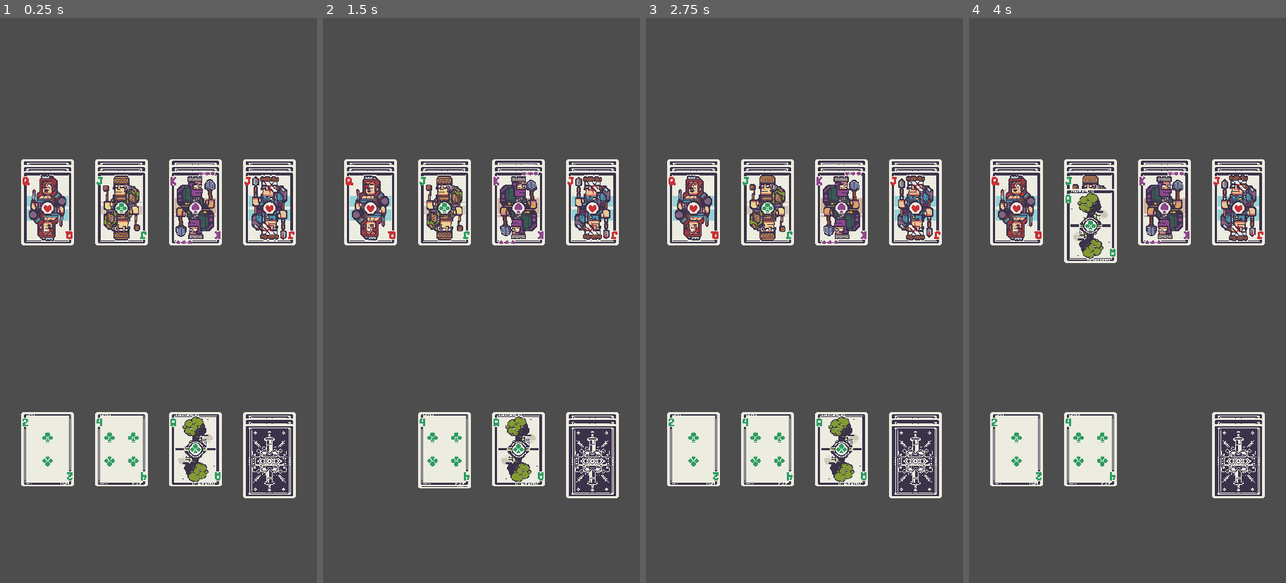
Above: before the commit, frames 1-4 (left to right).
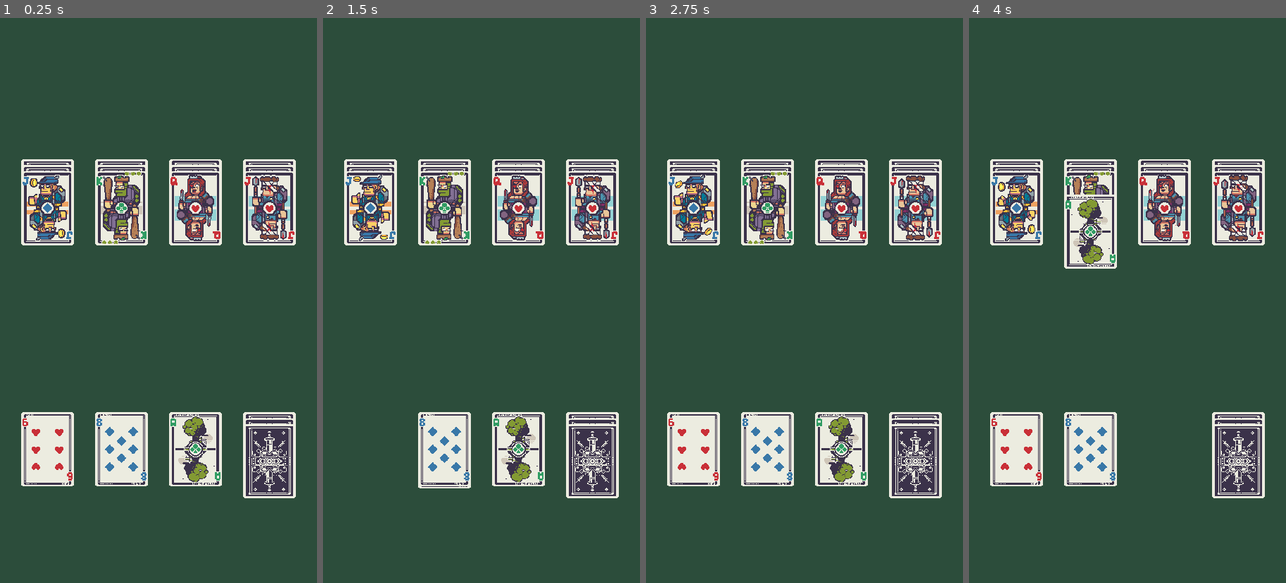
Above: after the commit, the same moments.

Repository: scollllyofficial/regicide-solitarie
Game: Godot game, scene res://Game.tscn
Same seed, same stepped clock (60 frames per second), same inputs: the game is played once before the commit and once after it.
Inputs (mouse positions are in pixels of both pictures, inside the frame that each line leads up to):
- Up to frame 1 (0.25 s): no input
- Up to frame 2 (1.5 s): drag from (592, 453) to (370, 198) at 0.52 s; drag from (370, 447) to (592, 453) at 1.27 s
- Up to frame 3 (2.75 s): move the mouse to (766, 447) at 2.02 s; click (766, 447) at 2.17 s
- Up to frame 4 (4 s): drag from (1165, 447) to (1089, 198) at 2.77 s; drag from (1089, 227) to (1165, 198) at 3.52 s

The runs differ from the first frame. In frame 1, 84% of the frame differs, in the area x 0-100%, y 0-100%; in frame 2, 86%; in frame 3, 84%; in frame 4, 86%.

Commit message:
Activating new cards

Diff:
--- a/pages/BattlePage.gd
+++ b/pages/BattlePage.gd
@@ -3,6 +3,7 @@
 @onready var deckButton: Deck = $Deck
 @onready var playableCardsLayer: Node2D = $PlayableCards
 @onready var royaltyCardsLayer: Node2D = $RoyaltyCards
+@onready var notificationBubble = preload("res://scenes/BattleNotification.tscn")
 
 signal win
 signal lose
@@ -26,12 +27,14 @@
 #	"C11", "C12", "C13", "D11"
 #]
 
-var royaltyCardList: Array = [
+var royaltyList: Array = [
 	"C11", "C12", "C13",
 	"D11", "D12", "D13",
 	"S11", "S12", "S13",
 	"H11", "H12", "H13"
 ]
+
+var royaltyCards: Array = []
 
 func _ready():
 	#Connect signals
@@ -40,8 +43,8 @@
 
 	#Spawn playableCards
 	randomize()
-	royaltyCardList.shuffle()
-	playableCardListTest.shuffle()
+	royaltyList.shuffle()
+	playableCardList.shuffle()
 	spawnRoyaltyCards()
 	spawnPlayableCards()
 
@@ -57,15 +60,18 @@
 
 func spawnPlayableCards():
 	const PLAYABLE_POSITIONS: Array = [Vector2(36,670), Vector2(162,670), Vector2(288,670)]
+	var _royaltyLayers = royaltyCardsLayer.get_children()
 	for i in 3:
-		var _cardValue = playableCardListTest.pop_back()
+		var _cardValue = playableCardList.pop_back()
 		if _cardValue != null:
 			var _newCard:PlayableCard = preload("res://scenes/PlayableCard.tscn").instantiate()
 			_newCard.suitValue = _cardValue
 			_newCard.global_position = PLAYABLE_POSITIONS[i]
 			#_newCard.reparentPlayableCard.connect(reparentPlayableCard)
-			for card in royaltyCardsLayer.get_children():
-				_newCard.reparentPlayableCard.connect(Callable(card, "attackedPlayableCards"))
+			for l in _royaltyLayers.size():
+				var _royaltyNodes = _royaltyLayers[l].get_children()
+				for m in _royaltyNodes.size():
+					_newCard.reparentPlayableCard.connect(Callable(_royaltyNodes[m], "attackedPlayableCards"))
 			playableCardsLayer.add_child(_newCard, true)
 		else :
 			break
@@ -73,20 +79,28 @@
 func spawnRoyaltyCards():
 	const ROYALTY_POSITIONS: Array = [Vector2(36,240), Vector2(162,240), Vector2(288,240), Vector2(414,240)]
 	const _royaltyOffset: Vector2 = Vector2(0,10)
-	for i in 3:
-		for j in 4:
-			var _cardValue = royaltyCardList.pop_back()
+
+
+	for i in 4:
+		var _column = Node2D.new()
+		_column.name = str(i)
+		royaltyCardsLayer.add_child(_column, true)
+		for j in 3:
+			var _cardValue = royaltyList.pop_back()
 			if _cardValue != null:
 				var _newCard:RoyaltyCard = preload("res://scenes/RoyaltyCard.tscn").instantiate()
 				_newCard.suitValue = _cardValue
-				_newCard.global_position = ROYALTY_POSITIONS[j] + (i * _royaltyOffset)
-#				if i == 2:
-#					_newCard.active = true
-				royaltyCardsLayer.add_child(_newCard, true)
+				_newCard.global_position = ROYALTY_POSITIONS[i] + (j* _royaltyOffset)
+				if j == 2:
+					_newCard.active = true
+				_newCard.notifyBadCard.connect(showNotification)
+				#_newCard.connect("tree_exited", Callable(self, "killAndActiveCard"))
+				_newCard.kill.connect(killAndActiveCard)
+				_column.add_child(_newCard, true)
 
 			else :
 				break
-	flipRoyaltyCards()
+	#flipRoyaltyCards()
 
 func reparentPlayableCard(_card: PlayableCard, _royalty: Node2D):
 	var _offsetAttack = _royalty.attackedCardsLayer.get_children().size() * 30
@@ -99,3 +113,13 @@
 	if _royaltyCards.size() >= 4:
 		for n in range(_royaltyCards.size()-4,_royaltyCards.size()):
 			_royaltyCards[n].activate()
+
+func showNotification(_text: String):
+	var _notification = notificationBubble.instantiate()
+	_notification.message = _text
+	add_child(_notification, true)
+
+func killAndActiveCard(_node):
+	print("killAndActiveCard", _node)
+	var _newCard = _node.get_children().pop_back()
+	_newCard.activate()
--- a/pages/BattlePage.tscn
+++ b/pages/BattlePage.tscn
@@ -6,6 +6,19 @@
 [node name="BattlePage" type="Node2D"]
 script = ExtResource("1_xo1ut")
 
+[node name="Control" type="Control" parent="."]
+layout_mode = 3
+anchors_preset = 0
+offset_right = 40.0
+offset_bottom = 40.0
+
+[node name="ColorRect" type="ColorRect" parent="Control"]
+layout_mode = 0
+offset_right = 540.0
+offset_bottom = 960.0
+mouse_filter = 2
+color = Color(0.172549, 0.301961, 0.231373, 1)
+
 [node name="Deck" parent="." instance=ExtResource("1_viie3")]
 position = Vector2(414, 670)
 
--- /dev/null
+++ b/scenes/BattleNotification.gd
@@ -0,0 +1,10 @@
+extends Node2D
+
+@onready var notifyText: Label = $Notification/Label
+var message: String = ""
+# Called when the node enters the scene tree for the first time.
+func _ready():
+	notifyText.text = message
+
+func _on_animation_player_animation_finished(anim_name):
+	queue_free()
--- a/scenes/BattleNotification.tscn
+++ b/scenes/BattleNotification.tscn
@@ -1,7 +1,106 @@
-[gd_scene format=3 uid="uid://bfg5p6ifjupej"]
+[gd_scene load_steps=8 format=3 uid="uid://bfg5p6ifjupej"]
+
+[ext_resource type="Script" path="res://scenes/BattleNotification.gd" id="1_5jgm2"]
+[ext_resource type="Texture2D" uid="uid://d28mlnn4aa0r3" path="res://assets/img/BattleNotification.png" id="1_v4ykd"]
+[ext_resource type="FontFile" uid="uid://dgq4ya3cesyrm" path="res://assets/font/nokiafc22.ttf" id="2_wmp4s"]
+
+[sub_resource type="LabelSettings" id="LabelSettings_ppej3"]
+font = ExtResource("2_wmp4s")
+font_size = 12
+font_color = Color(0.230469, 0.195313, 0.289063, 1)
+
+[sub_resource type="Animation" id="Animation_4ibxg"]
+length = 0.001
+tracks/0/type = "value"
+tracks/0/imported = false
+tracks/0/enabled = true
+tracks/0/path = NodePath("Notification:position")
+tracks/0/interp = 1
+tracks/0/loop_wrap = true
+tracks/0/keys = {
+"times": PackedFloat32Array(0),
+"transitions": PackedFloat32Array(1),
+"update": 0,
+"values": [Vector2(0, 0)]
+}
+tracks/1/type = "value"
+tracks/1/imported = false
+tracks/1/enabled = true
+tracks/1/path = NodePath("Notification:modulate")
+tracks/1/interp = 1
+tracks/1/loop_wrap = true
+tracks/1/keys = {
+"times": PackedFloat32Array(0),
+"transitions": PackedFloat32Array(1),
+"update": 0,
+"values": [Color(1, 1, 1, 1)]
+}
+
+[sub_resource type="Animation" id="Animation_4q1kd"]
+resource_name = "show"
+length = 3.0
+tracks/0/type = "value"
+tracks/0/imported = false
+tracks/0/enabled = true
+tracks/0/path = NodePath("Notification:position")
+tracks/0/interp = 1
+tracks/0/loop_wrap = true
+tracks/0/keys = {
+"times": PackedFloat32Array(0, 0.3),
+"transitions": PackedFloat32Array(1, 1),
+"update": 0,
+"values": [Vector2(0, -50), Vector2(0, 0)]
+}
+tracks/1/type = "value"
+tracks/1/imported = false
+tracks/1/enabled = true
+tracks/1/path = NodePath("Notification:modulate")
+tracks/1/interp = 1
+tracks/1/loop_wrap = true
+tracks/1/keys = {
+"times": PackedFloat32Array(0, 2, 3),
+"transitions": PackedFloat32Array(1, 1, 1),
+"update": 0,
+"values": [Color(1, 1, 1, 1), Color(1, 1, 1, 1), Color(1, 1, 1, 0)]
+}
+
+[sub_resource type="AnimationLibrary" id="AnimationLibrary_orn14"]
+_data = {
+"RESET": SubResource("Animation_4ibxg"),
+"show": SubResource("Animation_4q1kd")
+}
 
 [node name="BattleNotification" type="Node2D"]
+script = ExtResource("1_5jgm2")
 
-[node name="Label" type="Label" parent="."]
+[node name="Notification" type="Control" parent="."]
+layout_mode = 3
+anchors_preset = 0
 offset_right = 40.0
-offset_bottom = 23.0
+offset_bottom = 40.0
+metadata/_edit_group_ = true
+
+[node name="TextureRect" type="TextureRect" parent="Notification"]
+layout_mode = 0
+offset_left = 135.0
+offset_right = 405.0
+offset_bottom = 45.0
+texture = ExtResource("1_v4ykd")
+
+[node name="Label" type="Label" parent="Notification"]
+layout_mode = 0
+offset_left = 135.0
+offset_right = 405.0
+offset_bottom = 46.0
+text = "NOTIFICATION"
+label_settings = SubResource("LabelSettings_ppej3")
+horizontal_alignment = 1
+vertical_alignment = 1
+
+[node name="AnimationPlayer" type="AnimationPlayer" parent="."]
+autoplay = "show"
+libraries = {
+"": SubResource("AnimationLibrary_orn14")
+}
+
+[connection signal="animation_finished" from="AnimationPlayer" to="." method="_on_animation_player_animation_finished"]
--- a/scenes/PlayableCard.tscn
+++ b/scenes/PlayableCard.tscn
@@ -12,9 +12,6 @@
 [ext_resource type="Texture2D" uid="uid://e25xhyb4h6dq" path="res://assets/img/cards/clubs/C8.png" id="9_2fbwd"]
 [ext_resource type="Texture2D" uid="uid://bip6oxwvoujk6" path="res://assets/img/cards/clubs/C9.png" id="10_xp25q"]
 [ext_resource type="Texture2D" uid="uid://c38bon46mkoyy" path="res://assets/img/cards/clubs/C10.png" id="11_hcc62"]
-[ext_resource type="Texture2D" uid="uid://dkssimw5vx5mi" path="res://assets/img/cards/clubs/C11.png" id="12_8ycsh"]
-[ext_resource type="Texture2D" uid="uid://pdeicjdev7se" path="res://assets/img/cards/clubs/C12.png" id="13_q6m37"]
-[ext_resource type="Texture2D" uid="uid://dnyk83pbw2ill" path="res://assets/img/cards/clubs/C13.png" id="14_vckxv"]
 [ext_resource type="Texture2D" uid="uid://bd8e037o4203i" path="res://assets/img/cards/diamonds/D1.png" id="15_0cxpc"]
 [ext_resource type="Texture2D" uid="uid://cn6v8pnhxyffh" path="res://assets/img/cards/diamonds/D2.png" id="16_wc4jv"]
 [ext_resource type="Texture2D" uid="uid://7mg5y6mk37f" path="res://assets/img/cards/diamonds/D3.png" id="17_lf3bi"]
@@ -23,13 +20,30 @@
 [ext_resource type="Texture2D" uid="uid://bms2yeu7yhfis" path="res://assets/img/cards/diamonds/D6.png" id="20_1rhqk"]
 [ext_resource type="Texture2D" uid="uid://begqiwvsedy0x" path="res://assets/img/cards/diamonds/D7.png" id="21_6ixek"]
 [ext_resource type="Texture2D" uid="uid://bfy4goralhnfq" path="res://assets/img/cards/diamonds/D8.png" id="22_yb1vv"]
+[ext_resource type="Texture2D" uid="uid://2had5kthpbag" path="res://assets/img/cards/hearts/H1.png" id="23_1ydwc"]
 [ext_resource type="Texture2D" uid="uid://cbiqxu2b4ik8a" path="res://assets/img/cards/diamonds/D9.png" id="23_xrd5k"]
 [ext_resource type="Texture2D" uid="uid://dnoec4xe38c88" path="res://assets/img/cards/diamonds/D10.png" id="24_fakom"]
-[ext_resource type="Texture2D" uid="uid://dnkvrd5jro3ek" path="res://assets/img/cards/diamonds/D11.png" id="25_t0blh"]
-[ext_resource type="Texture2D" uid="uid://wddbrbijk0c6" path="res://assets/img/cards/diamonds/D12.png" id="26_tugrh"]
-[ext_resource type="Texture2D" uid="uid://damiav1c21rci" path="res://assets/img/cards/diamonds/D13.png" id="27_80mmn"]
+[ext_resource type="Texture2D" uid="uid://dgnwvujrw4rxj" path="res://assets/img/cards/hearts/H2.png" id="24_vdjxe"]
+[ext_resource type="Texture2D" uid="uid://uq4gulfi2slq" path="res://assets/img/cards/hearts/H3.png" id="25_1u3i6"]
+[ext_resource type="Texture2D" uid="uid://cp3hnwo5wgmqd" path="res://assets/img/cards/hearts/H4.png" id="26_3isqh"]
+[ext_resource type="Texture2D" uid="uid://7pmtfnkb1e4e" path="res://assets/img/cards/hearts/H5.png" id="27_5wcvf"]
 [ext_resource type="Texture2D" uid="uid://crgq0o7ijfcko" path="res://assets/img/cards/J2.png" id="28_ahi4s"]
+[ext_resource type="Texture2D" uid="uid://bw4nftgnilaeo" path="res://assets/img/cards/hearts/H6.png" id="28_iyu2w"]
 [ext_resource type="Texture2D" uid="uid://dbmc2ktgsuwxk" path="res://assets/img/cards/J1.png" id="29_1v21p"]
+[ext_resource type="Texture2D" uid="uid://co8uuajg5ninj" path="res://assets/img/cards/hearts/H7.png" id="29_jjpv4"]
+[ext_resource type="Texture2D" uid="uid://blbf54qyehjnh" path="res://assets/img/cards/spades/S1.png" id="29_nxbto"]
+[ext_resource type="Texture2D" uid="uid://drqp5s5c60snm" path="res://assets/img/cards/spades/S2.png" id="30_76ydr"]
+[ext_resource type="Texture2D" uid="uid://bvcm58fr7m11d" path="res://assets/img/cards/hearts/H8.png" id="30_nhriy"]
+[ext_resource type="Texture2D" uid="uid://dmymmehila333" path="res://assets/img/cards/spades/S3.png" id="31_ha5ys"]
+[ext_resource type="Texture2D" uid="uid://dc1mebh4pmpb7" path="res://assets/img/cards/hearts/H9.png" id="31_taok4"]
+[ext_resource type="Texture2D" uid="uid://dqpy2xun8brcn" path="res://assets/img/cards/spades/S4.png" id="32_dn2pb"]
+[ext_resource type="Texture2D" uid="uid://dm83dd1cnakhy" path="res://assets/img/cards/hearts/H10.png" id="32_f1tb4"]
+[ext_resource type="Texture2D" uid="uid://bvcupqm7hn1j8" path="res://assets/img/cards/spades/S5.png" id="33_1hlny"]
+[ext_resource type="Texture2D" uid="uid://bpur0cs8aw4qr" path="res://assets/img/cards/spades/S6.png" id="34_fnr26"]
+[ext_resource type="Texture2D" uid="uid://dyjqcwb0wvd0u" path="res://assets/img/cards/spades/S7.png" id="35_n7nkg"]
+[ext_resource type="Texture2D" uid="uid://dburvwt2moc2u" path="res://assets/img/cards/spades/S8.png" id="36_f8soy"]
+[ext_resource type="Texture2D" uid="uid://bj47p31flrw5f" path="res://assets/img/cards/spades/S9.png" id="37_5avjp"]
+[ext_resource type="Texture2D" uid="uid://cr20savsh57mv" path="res://assets/img/cards/spades/S10.png" id="38_v2uue"]
 
 [sub_resource type="SpriteFrames" id="SpriteFrames_ucry8"]
 animations = [{
@@ -63,15 +77,6 @@
 }, {
 "duration": 1.0,
 "texture": ExtResource("11_hcc62")
-}, {
-"duration": 1.0,
-"texture": ExtResource("12_8ycsh")
-}, {
-"duration": 1.0,
-"texture": ExtResource("13_q6m37")
-}, {
-"duration": 1.0,
-"texture": ExtResource("14_vckxv")
 }],
 "loop": false,
 "name": &"C",
@@ -107,15 +112,6 @@
 }, {
 "duration": 1.0,
 "texture": ExtResource("24_fakom")
-}, {
-"duration": 1.0,
-"texture": ExtResource("25_t0blh")
-}, {
-"duration": 1.0,
-"texture": ExtResource("26_tugrh")
-}, {
-"duration": 1.0,
-"texture": ExtResource("27_80mmn")
 }],
 "loop": false,
 "name": &"D",
@@ -158,43 +154,34 @@
 }, {
 "frames": [{
 "duration": 1.0,
-"texture": ExtResource("15_0cxpc")
-}, {
-"duration": 1.0,
-"texture": ExtResource("16_wc4jv")
-}, {
-"duration": 1.0,
-"texture": ExtResource("17_lf3bi")
-}, {
-"duration": 1.0,
-"texture": ExtResource("18_mj3vg")
-}, {
-"duration": 1.0,
-"texture": ExtResource("19_uf4j0")
-}, {
-"duration": 1.0,
-"texture": ExtResource("20_1rhqk")
-}, {
-"duration": 1.0,
-"texture": ExtResource("21_6ixek")
-}, {
-"duration": 1.0,
-"texture": ExtResource("22_yb1vv")
-}, {
-"duration": 1.0,
-"texture": ExtResource("23_xrd5k")
-}, {
-"duration": 1.0,
-"texture": ExtResource("24_fakom")
-}, {
-"duration": 1.0,
-"texture": ExtResource("25_t0blh")
-}, {
-"duration": 1.0,
-"texture": ExtResource("26_tugrh")
-}, {
-"duration": 1.0,
-"texture": ExtResource("27_80mmn")
+"texture": ExtResource("23_1ydwc")
+}, {
+"duration": 1.0,
+"texture": ExtResource("24_vdjxe")
+}, {
+"duration": 1.0,
+"texture": ExtResource("25_1u3i6")
+}, {
+"duration": 1.0,
+"texture": ExtResource("26_3isqh")
+}, {
+"duration": 1.0,
+"texture": ExtResource("27_5wcvf")
+}, {
+"duration": 1.0,
+"texture": ExtResource("28_iyu2w")
+}, {
+"duration": 1.0,
+"texture": ExtResource("29_jjpv4")
+}, {
+"duration": 1.0,
+"texture": ExtResource("30_nhriy")
+}, {
+"duration": 1.0,
+"texture": ExtResource("31_taok4")
+}, {
+"duration": 1.0,
+"texture": ExtResource("32_f1tb4")
 }],
 "loop": false,
 "name": &"H",
@@ -202,43 +189,34 @@
 }, {
 "frames": [{
 "duration": 1.0,
-"texture": ExtResource("15_0cxpc")
-}, {
-"duration": 1.0,
-"texture": ExtResource("16_wc4jv")
-}, {
-"duration": 1.0,
-"texture": ExtResource("17_lf3bi")
-}, {
-"duration": 1.0,
-"texture": ExtResource("18_mj3vg")
-}, {
-"duration": 1.0,
-"texture": ExtResource("19_uf4j0")
-}, {
-"duration": 1.0,
-"texture": ExtResource("20_1rhqk")
-}, {
-"duration": 1.0,
-"texture": ExtResource("21_6ixek")
-}, {
-"duration": 1.0,
-"texture": ExtResource("22_yb1vv")
-}, {
-"duration": 1.0,
-"texture": ExtResource("23_xrd5k")
-}, {
-"duration": 1.0,
-"texture": ExtResource("24_fakom")
-}, {
-"duration": 1.0,
-"texture": ExtResource("25_t0blh")
-}, {
-"duration": 1.0,
-"texture": ExtResource("26_tugrh")
-}, {
-"duration": 1.0,
-"texture": ExtResource("27_80mmn")
+"texture": ExtResource("29_nxbto")
+}, {
+"duration": 1.0,
+"texture": ExtResource("30_76ydr")
+}, {
+"duration": 1.0,
+"texture": ExtResource("31_ha5ys")
+}, {
+"duration": 1.0,
+"texture": ExtResource("32_dn2pb")
+}, {
+"duration": 1.0,
+"texture": ExtResource("33_1hlny")
+}, {
+"duration": 1.0,
+"texture": ExtResource("34_fnr26")
+}, {
+"duration": 1.0,
+"texture": ExtResource("35_n7nkg")
+}, {
+"duration": 1.0,
+"texture": ExtResource("36_f8soy")
+}, {
+"duration": 1.0,
+"texture": ExtResource("37_5avjp")
+}, {
+"duration": 1.0,
+"texture": ExtResource("38_v2uue")
 }],
 "loop": false,
 "name": &"S",
@@ -289,13 +267,14 @@
 }]
 
 [sub_resource type="RectangleShape2D" id="RectangleShape2D_nlefx"]
-size = Vector2(44, 123)
+size = Vector2(72, 123)
 
 [node name="PlayableCard" type="Node2D"]
 script = ExtResource("1_lfqaf")
 
 [node name="AnimatedSprite2D" type="AnimatedSprite2D" parent="."]
 sprite_frames = SubResource("SpriteFrames_ucry8")
+animation = &"S"
 centered = false
 
 [node name="Area2D" type="Area2D" parent="."]
--- a/scenes/RoyaltyCard.gd
+++ b/scenes/RoyaltyCard.gd
@@ -12,14 +12,15 @@
 var suit: String
 var active: bool = false
 var readyToKill: bool = false
+var parentNode: Node2D
 
 var attackedPoints: int = 0
 
 func _ready():
 
 	#Signals
-	kill.connect(killCard)
-
+	#kill.connect(killCard)
+	parentNode = get_parent()
 	if suitValue != null:
 		suit = suitValue.left(1)
 		value = int(suitValue.substr(1))
@@ -38,31 +39,35 @@
 		if attackedPoints >= value:
 			if _playableCard.suit == suit:
 				reparentPlayableCard(_playableCard, _royalCard)
-				kill.emit()
+				killCard()
 			else:
 				_playableCard.releasedMaxAttackedCard()
-				notifyBadCard.emit()
+				notifyBadCard.emit("It takes the same suit to kill royalty")
 				return
 		else:
-			if value - (attackedPoints + _playableCard.playableValue) > 10:
-				if true: # validate as(one) here
-					if _playableCard.playableValue == 1:
+			if attackedPoints > 0:
+				if attackedPoints + _playableCard.playableValue >= value:
+					reparentPlayableCard(_playableCard, _royalCard)
+				else:
+					_playableCard.releasedMaxAttackedCard()
+					notifyBadCard.emit("This card is not high enough :(")
+					return
+			else:
+				if value-(attackedPoints + _playableCard.playableValue) > 10:
+					if _playableCard.playableValue == 1:# and Global.stackableAces:
 						reparentPlayableCard(_playableCard, _royalCard)
 					else:
 						_playableCard.releasedMaxAttackedCard()
-						notifyBadCard.emit()
+						notifyBadCard.emit("This card is not high enough :(")
 						return
+
 				else:
-					_playableCard.releasedMaxAttackedCard()
-					notifyBadCard.emit()
-					return
-			else:
-				reparentPlayableCard(_playableCard, _royalCard)
-
-		attackedPoints += _playableCard.playableValue
+					reparentPlayableCard(_playableCard, _royalCard)
 
 func killCard():
 	print("kill")
+	queue_free()
+	#kill.emit(get_parent())
 
 
 func reparentPlayableCard(_card, _royalCard):
@@ -71,4 +76,8 @@
 	attackedPoints += _card.playableValue
 	_card.get_parent().remove_child(_card)
 	attackedCardsLayer.add_child(_card)
-	_card.global_position = global_position + Vector2(0, 30 + _offsetAttack)
+	_card.global_position = global_position + Vector2(0, 40 + _offsetAttack)
+
+
+func _on_tree_exited():
+	kill.emit(parentNode)
--- a/scenes/RoyaltyCard.tscn
+++ b/scenes/RoyaltyCard.tscn
@@ -759,7 +759,7 @@
 }]
 
 [sub_resource type="RectangleShape2D" id="RectangleShape2D_nlefx"]
-size = Vector2(90, 126)
+size = Vector2(30, 126)
 
 [node name="RoyaltyCard" type="Node2D"]
 script = ExtResource("1_xcukk")
@@ -777,3 +777,5 @@
 shape = SubResource("RectangleShape2D_nlefx")
 
 [node name="AttackedCards" type="Node2D" parent="."]
+
+[connection signal="tree_exited" from="." to="." method="_on_tree_exited"]
--- /dev/null
+++ b/scripts/GlobalVariables.gd
@@ -0,0 +1,4 @@
+extends Node
+
+
+var stackableAces: bool = false
Binary file added: assets/img/BattleNotification.png
Not shown, added: assets/img/BattleNotification.png.import
Binary file added: assets/img/battle/BoardBackground.png
Not shown, added: assets/img/battle/BoardBackground.png.import
Not shown: 1 places in scenes/PlayableCard.tscn that only renumber resources
